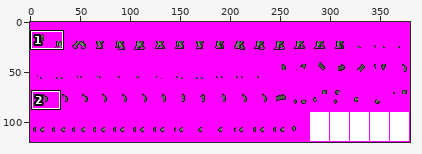
One commit to this sprite sheet: Textures/torsoTileset.png. The first picture is a wide view before the edit; the outline marks the close-up.
Close-up. Before:
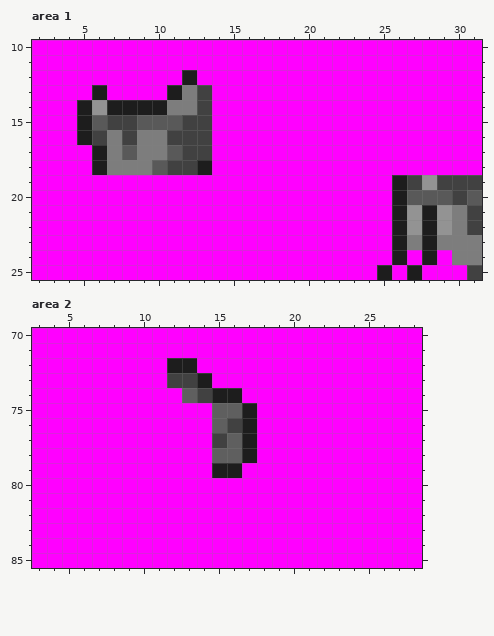
The file is 380x120 pixels. Colours within 5 levels of each other are drawn and written as one. Shown: area 1: x 2..31, y 10..25; area 2: x 3..28, y 70..85. The commit also changed other parts of the picture, which this record leaves out.
New version:
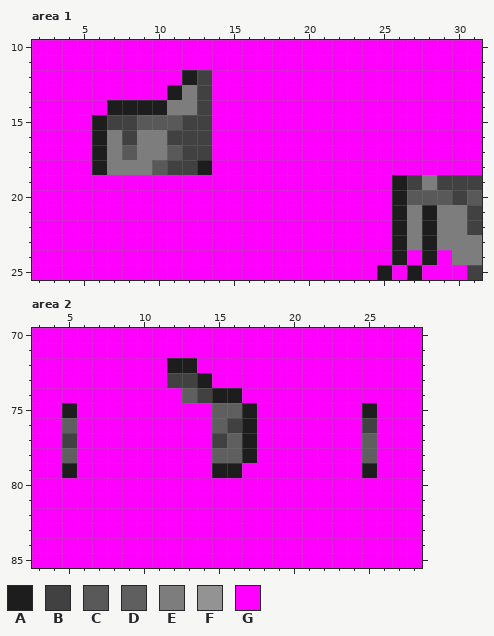
Palette (. is transparent): A #1d1d1d  B #414141  C #595959  D #5f5f5f  E #7d7d7d  F #939393  G #ff00ff
The exact change:
{"where": "area 1"}
{"y":12,"x":13,"old":"G","new":"B"}
{"y":13,"x":6,"old":"A","new":"G"}
{"y":14,"x":5,"old":"AF","new":"GG"}
{"y":15,"x":5,"old":"AC","new":"GA"}
{"y":16,"x":5,"old":"AB","new":"GA"}
{"y":19,"x":28,"old":"F","new":"E"}
{"y":21,"x":27,"old":"F","new":"E"}
{"y":21,"x":29,"old":"F","new":"E"}
{"y":22,"x":27,"old":"F","new":"E"}
{"y":22,"x":29,"old":"F","new":"E"}
{"where": "area 2"}
{"y":75,"x":5,"old":"G","new":"A"}
{"y":75,"x":25,"old":"G","new":"A"}
{"y":76,"x":5,"old":"G","new":"D"}
{"y":76,"x":25,"old":"G","new":"B"}
{"y":77,"x":5,"old":"G","new":"B"}
{"y":77,"x":25,"old":"G","new":"D"}
{"y":78,"x":5,"old":"G","new":"D"}
{"y":78,"x":25,"old":"G","new":"D"}
{"y":79,"x":5,"old":"G","new":"A"}
{"y":79,"x":25,"old":"G","new":"A"}
{"label":"changed","picture_box":[197,70,212,85]}
{"label":"changed","picture_box":[77,85,107,145]}
{"label":"changed","picture_box":[407,175,452,235]}
{"label":"changed","picture_box":[62,403,77,478]}
{"label":"changed","picture_box":[362,403,377,478]}
